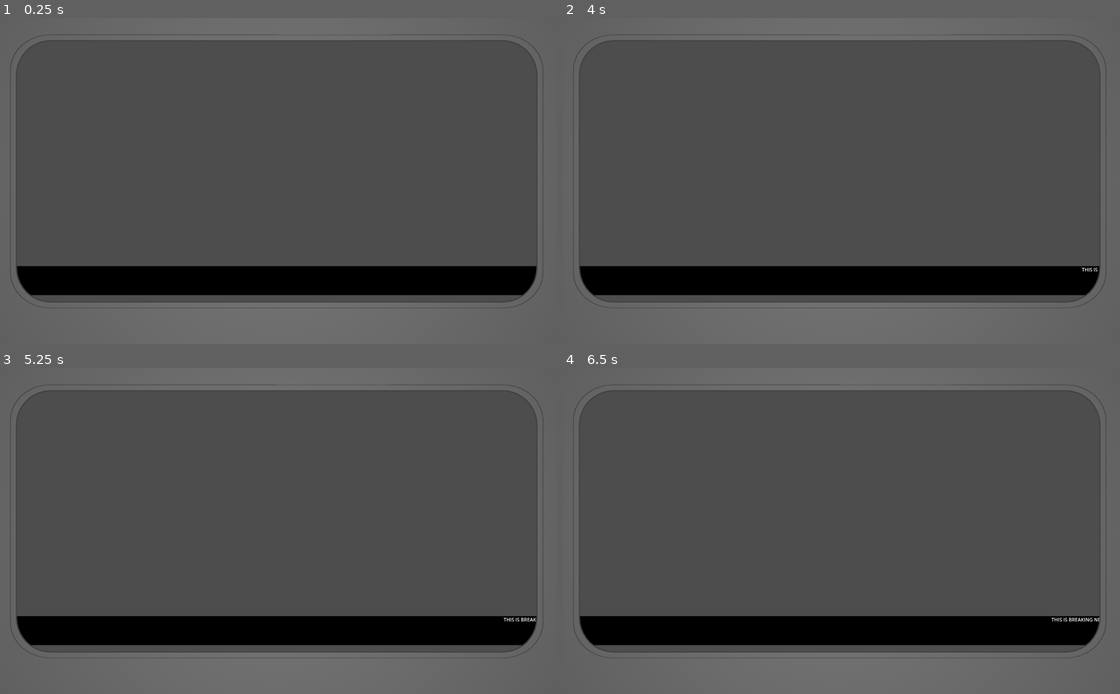
Above: before the commit, frames 1-4 (two rows, left to right).
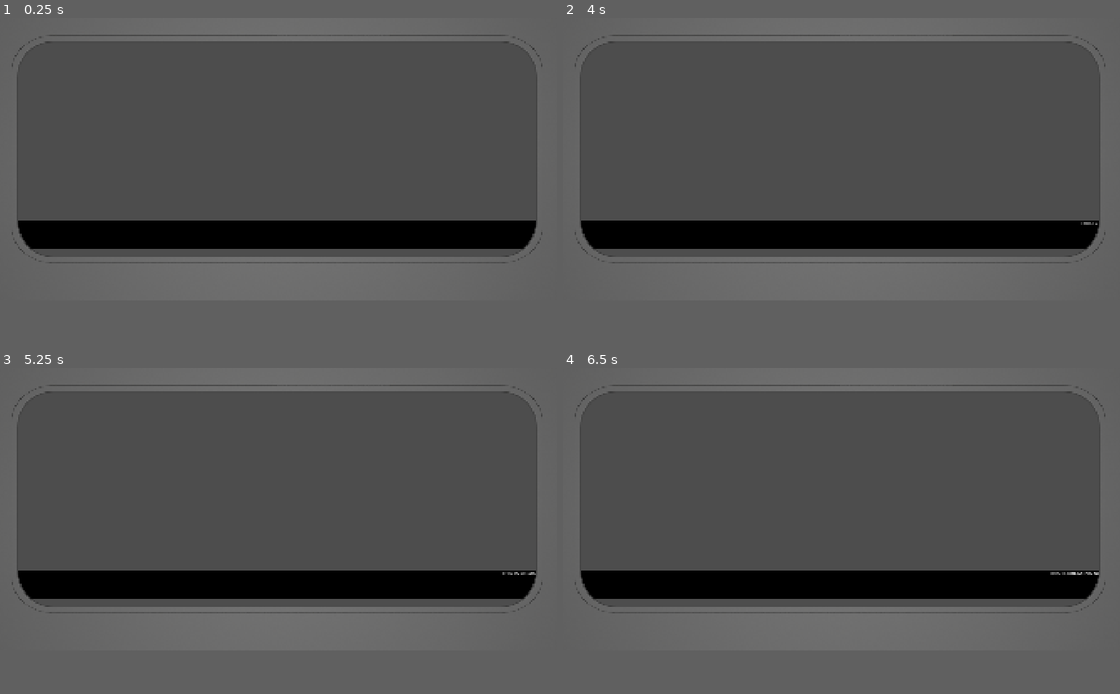
Above: after the commit, the same moments.

Repository: clutch-or-k1ck/shroom-jam-2025
Game: Godot game, scene res://scenes/tv_overlay_ui.tscn
The game is run twice, just before and just after one commit, with the same random seed, the same clock (stepped at 60 frames per second) and the same inputs. Before the commit the project has no main scene; this scene is started directly in both runs.
Inputs:
- Up to frame 1 (0.25 s): no input
- Up to frame 2 (4 s): tap Enter at 0.5, 2 s; tap Space at 1.25, 2.75 s
- Up to frame 3 (5.25 s): no input
- Up to frame 4 (6.5 s): no input
In our replay, the window is 799x449 before the commit and 800x389 after it. These sizes can differ from the game's own. Grey fills any space a smaller window leaves; there, only what the larger window draws over its background counts as a difference.

The runs differ from the first frame. In frame 1, 21% of the frame differs, in the area x 1-98%, y 5-90%; in frame 2, 21%; in frame 3, 20%; in frame 4, 20%.

Commit message:
project updates

Diff:
--- a/gd/duck-chase/project.godot
+++ b/gd/duck-chase/project.godot
@@ -11,13 +11,16 @@
 [application]
 
 config/name="duck-chase"
+run/main_scene="uid://cxla1ua1rcufk"
 config/features=PackedStringArray("4.5", "GL Compatibility")
 config/icon="res://icon.svg"
 
 [display]
 
-window/size/viewport_width=1920
-window/size/viewport_height=1080
+window/size/viewport_width=1850
+window/size/viewport_height=900
+window/stretch/mode="canvas_items"
+window/stretch/aspect="expand"
 
 [rendering]
 
